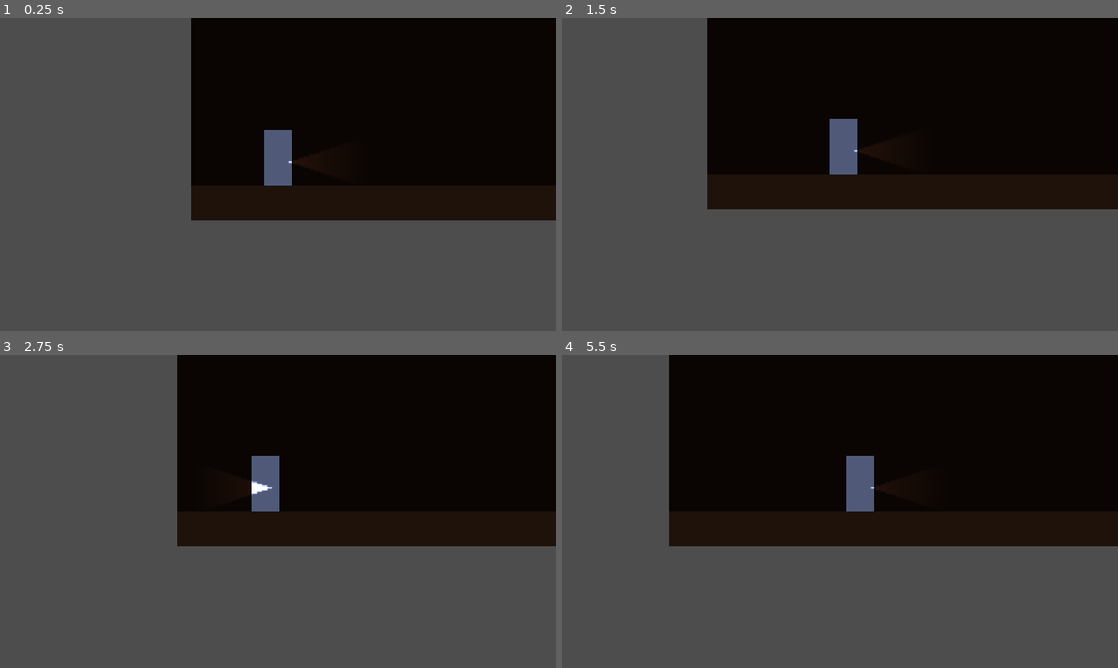
Above: before the commit, frames 1-4 (two rows, left to right).
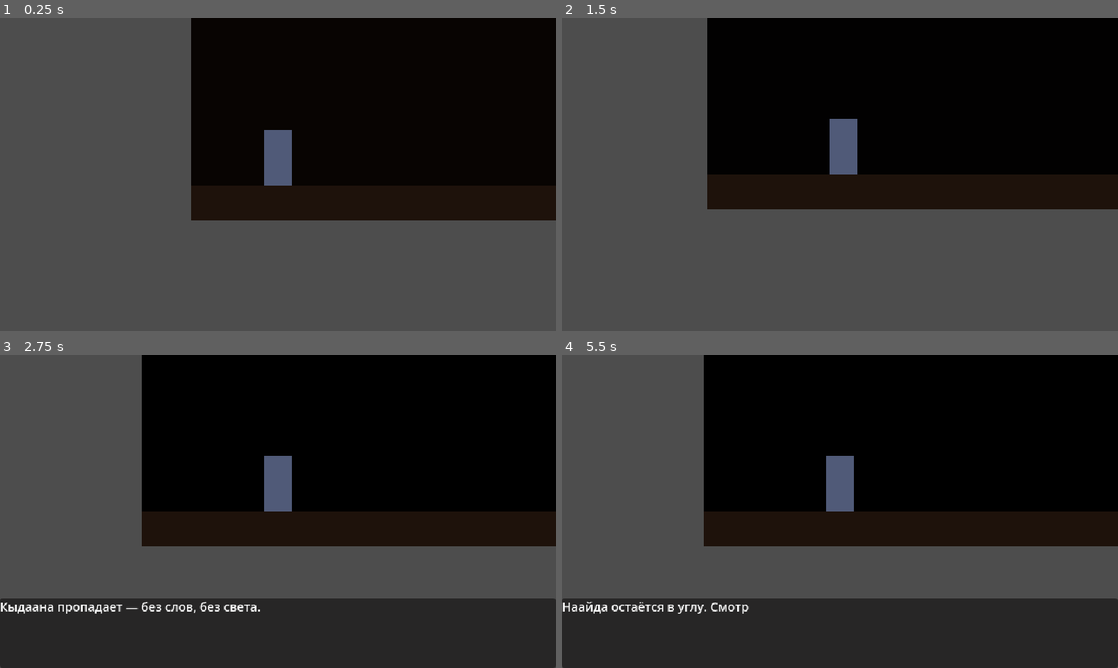
Above: after the commit, the same moments.

Repository: PNVDEVOPS/balagan_game
Game: Godot game, scene res://scenes/rooms/room_finale.tscn
Same seed, same stepped clock (60 frames per second), same inputs: the game is played once before the commit and once after it. This scene is started directly instead of the project's main scene.
Inputs (mouse positions are in pixels of both pictures, inside the frame that each line leads up to):
- Up to frame 1 (0.25 s): no input
- Up to frame 2 (1.5 s): tap Enter at 0.5 s; move the mouse to (962, 158) at 0.52 s; hold D (move_right) 0.53-1.25 s; hold Q (hide) 0.53-1.25 s; click (962, 158) at 0.67 s; tap E (interact) at 0.8 s; drag from (728, 190) to (812, 237) at 1.27 s
- Up to frame 3 (2.75 s): tap Space (advance_dialogue) at 2 s; move the mouse to (333, 442) at 2.02 s; hold A (move_left) from 2.03 s (still down); hold Space (advance_dialogue) from 2.03 s (still down); tap E (interact) at 2.3 s
- Up to frame 4 (5.5 s): release A (move_left) at 2.75 s; release Space (advance_dialogue) at 2.75 s; drag from (812, 574) to (673, 464) at 2.77 s; move the mouse to (1006, 558) at 3.52 s; hold D (move_right) 3.53-4.25 s; hold Q (hide) 3.53-4.25 s; tap E (interact) at 3.8, 5.3 s; drag from (673, 464) to (756, 433) at 4.27 s; tap Enter at 5 s; move the mouse to (867, 511) at 5.02 s; hold D (move_right) from 5.03 s (still down); hold Shift (run) from 5.03 s (still down); click (867, 511) at 5.17 s

The runs differ from the first frame. In frame 1, less than 0.1% of the frame differs, in the area x 51-55%, y 44-48%; in frame 2, 0.1%; in frame 3, 27%; in frame 4, 27%, in the area x 0-100%, y 0-100%.
Error before the commit: Parse Error: There is already a variable named "player" declared in this scope. (res://scripts/rooms/finale.gd:37)

Commit message:
fix: QA stage 2 — kydaana gate, finale null guards, escape_attempts save, door feedback
- room_kydaana_logic: ForwardZone now requires earring before allowing exit; shows subtitle if player tries to leave early
- finale: replace $Background with get_node_or_null + null guards in good/bad endings and post-credits
- finale: rename inner player variable to player_now to avoid shadowing outer declaration
- save_manager: persist escape_attempts so entry-room subtitles don't reset on load
- door: show lock_message when door_id has no room_graph target (no more silent non-reaction)
- room_main_hall: set meaningful lock_message on DoorEntrance and DoorLeft

Co-Authored-By: Claude Sonnet 4.6 <noreply@anthropic.com>

Diff:
--- a/scenes/rooms/room_main_hall.tscn
+++ b/scenes/rooms/room_main_hall.tscn
@@ -43,10 +43,12 @@
 [node name="DoorEntrance" parent="." unique_id=1289355478 instance=ExtResource("2")]
 position = Vector2(50, 660)
 door_id = "door_entrance"
+lock_message = "Снаружи темно. Пути назад нет."
 
 [node name="DoorLeft" parent="." unique_id=1601404546 instance=ExtResource("2")]
 position = Vector2(700, 660)
 door_id = "door_left"
+lock_message = "Заперто."
 
 [node name="DoorRight" parent="." unique_id=2081614143 instance=ExtResource("2")]
 position = Vector2(2350, 660)
--- a/scripts/autoload/save_manager.gd
+++ b/scripts/autoload/save_manager.gd
@@ -15,6 +15,7 @@
 		"notes_found": Array(GameManager.notes_found),
 		"inventory": Array(Inventory.items),
 		"transition_count": GameManager.transition_count,
+		"escape_attempts": GameManager.escape_attempts,
 		"ritual_result": GameManager.ritual_result,
 		"timestamp": Time.get_unix_time_from_system()
 	}
@@ -43,6 +44,7 @@
 	ChapterManager.current_chapter = data.get("current_chapter", 0) as ChapterManager.Chapter
 	GameManager.current_room = str(data.get("current_room", "main_hall"))
 	GameManager.transition_count = int(data.get("transition_count", 0))
+	GameManager.escape_attempts = int(data.get("escape_attempts", 0))
 
 	GameManager.artifacts_collected.clear()
 	for item in data.get("artifacts_collected", []):
--- a/scripts/objects/door.gd
+++ b/scripts/objects/door.gd
@@ -18,5 +18,7 @@
 			GameManager.change_room(door_id)
 		else:
 			DialogueManager.show_text("", lock_message)
+	elif GameManager.get_door_target(GameManager.current_room, door_id).is_empty():
+		DialogueManager.show_text("", lock_message)
 	else:
 		GameManager.change_room(door_id)
--- a/scripts/rooms/finale.gd
+++ b/scripts/rooms/finale.gd
@@ -12,16 +12,17 @@
 	var player := get_tree().get_first_node_in_group("player")
 	var fl = player.get_node("Flashlight") if player else null
 	var laika := get_tree().get_first_node_in_group("laika")
-	var bg := $Background as ColorRect
+	var bg := get_node_or_null("Background") as ColorRect
 
 	if fl:
 		fl.scripted_off()
 
 	await get_tree().create_timer(1.0).timeout
 
-	var tween := create_tween()
-	tween.tween_property(bg, "color", Color(0.165, 0.102, 0.039), 2.0)
-	await tween.finished
+	if bg:
+		var tween := create_tween()
+		tween.tween_property(bg, "color", Color(0.165, 0.102, 0.039), 2.0)
+		await tween.finished
 
 	DialogueManager.start_dialogue("finale/good_part1")
 	await DialogueManager.dialogue_finished
@@ -34,9 +35,9 @@
 	if laika:
 		laika.appear()
 		await get_tree().create_timer(0.8).timeout
-		var player := get_tree().get_first_node_in_group("player")
-		if player:
-			var target_x: float = player.global_position.x + 40.0
+		var player_now := get_tree().get_first_node_in_group("player")
+		if player_now:
+			var target_x: float = player_now.global_position.x + 40.0
 			var approach_tw := create_tween()
 			approach_tw.tween_property(laika, "global_position:x", target_x, 1.5)
 			await approach_tw.finished
@@ -68,15 +69,16 @@
 	_post_credits(bg)
 
 func _start_bad_ending() -> void:
-	var bg := $Background as ColorRect
+	var bg := get_node_or_null("Background") as ColorRect
 	var player := get_tree().get_first_node_in_group("player")
 	var fl = player.get_node("Flashlight") if player else null
 	if fl:
 		fl.scripted_off()
 
-	var tween := create_tween()
-	tween.tween_property(bg, "color", Color.BLACK, 2.0)
-	await tween.finished
+	if bg:
+		var tween := create_tween()
+		tween.tween_property(bg, "color", Color.BLACK, 2.0)
+		await tween.finished
 
 	DialogueManager.start_dialogue("finale/bad")
 	await DialogueManager.dialogue_finished
@@ -98,9 +100,10 @@
 	get_tree().change_scene_to_file("res://scenes/ui/main_menu.tscn")
 
 func _post_credits(bg: ColorRect) -> void:
-	var tween := create_tween()
-	tween.tween_property(bg, "color", Color.BLACK, 2.0)
-	await tween.finished
+	if bg:
+		var tween := create_tween()
+		tween.tween_property(bg, "color", Color.BLACK, 2.0)
+		await tween.finished
 
 	await get_tree().create_timer(1.0).timeout
 	DialogueManager.show_text("", "Машина заводится. Связь появилась.")
--- a/scripts/rooms/room_kydaana_logic.gd
+++ b/scripts/rooms/room_kydaana_logic.gd
@@ -178,8 +178,12 @@
 	_trigger_flashback()
 
 func _on_forward_zone(body: Node2D) -> void:
-	if body.is_in_group("player"):
-		GameManager.change_room("door_forward")
+	if not body.is_in_group("player"):
+		return
+	if not GameManager.artifacts_collected.has("earring"):
+		SubtitleManager.show_subtitle("Здесь ещё что-то есть.", SubtitleManager.Pos.MID_LEFT)
+		return
+	GameManager.change_room("door_forward")
 
 func _trigger_flashback() -> void:
 	var player := get_tree().get_first_node_in_group("player")
